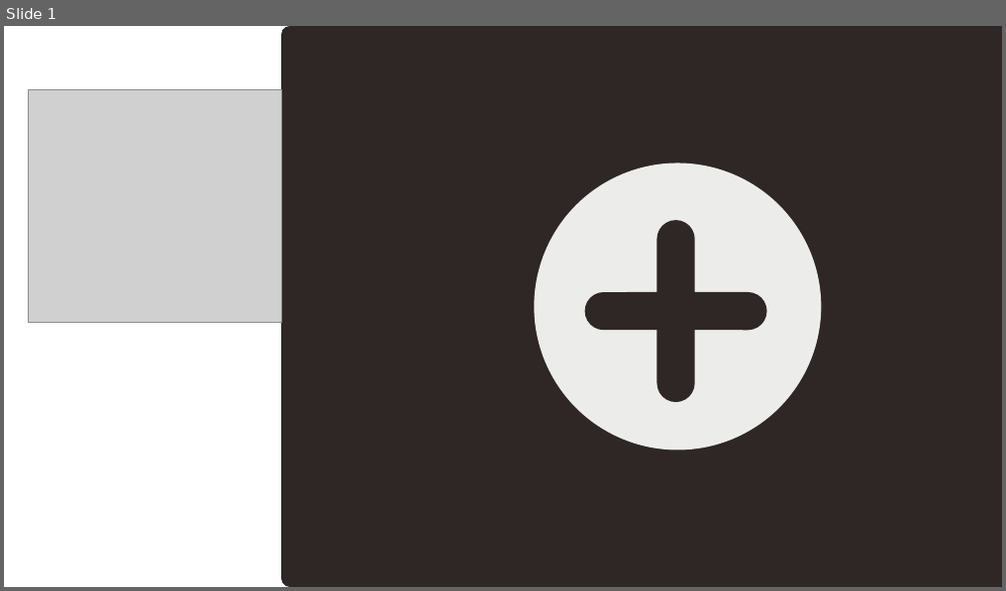
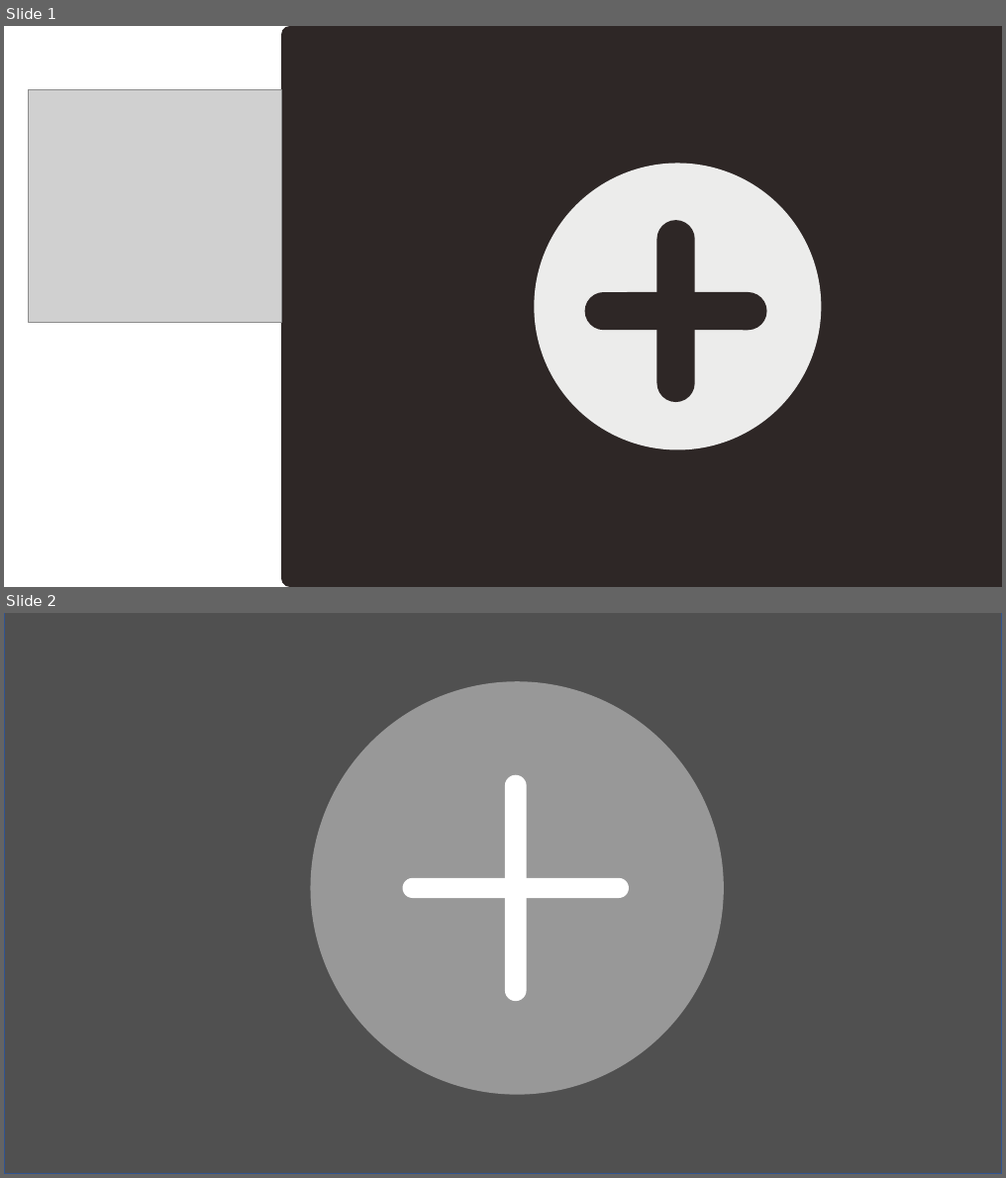
Before and after one commit to joachimneumann/Calculator, a slide deck: logo.pptx. Shown one above the other, each under a label of ours: slide 1 before the commit, slides 1 and 2 after it. The pictures are 1006x591 and 1006x1178 pixels, drawn with LibreOffice and Linux fonts; fonts in the diff are those of the drawing; grey boxes stand for pictures. Boxes give left, top, right and bottom in pixels: in the first picture for what was removed or moved away, otherwise in the second. Text is boxed around its words. In the diff, an @@ line names an element or a change of style, - is before the commit and + after.

Commit message:
new logo pptx

```diff
--- a/logo.pptx
+++ b/logo.pptx
@@ slide 2 added at [4,613,1002,1174], background #FFFFFF @@
@@ rectangle added at [4,613,1002,1174], fill #505050, outline #325491 1 pt @@
@@ ellipse added at [310,682,724,1095], fill #989898 @@
@@ rounded rectangle added at [505,775,526,1001], fill #FFFFFF @@
@@ rounded rectangle added at [402,878,629,898], fill #FFFFFF @@
```
